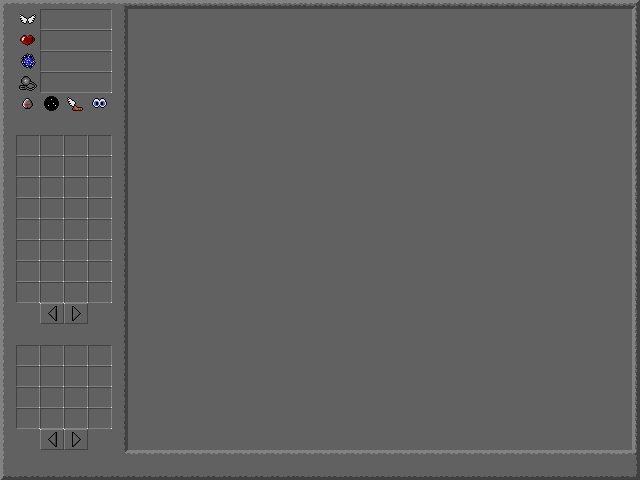
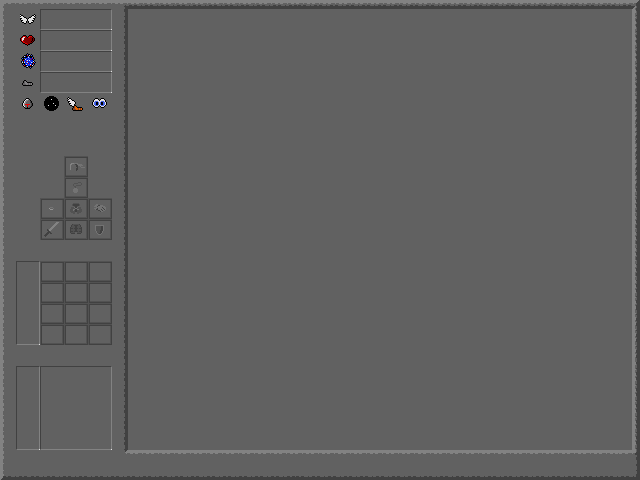
The second 640 x 480 image is a revision of the first. Changes to its layers:
renamed "Right" to "Inventory", moved it above "Ring", painted on it over [40, 261, 112, 345]
removed layer "Left másolata" over [40, 429, 64, 450]
removed layer "Left" over [40, 303, 64, 324]
added layer "Ring" above "Sword" over [40, 198, 64, 219]
added layer "Sword" above "Shield" over [40, 219, 64, 240]
added layer "Shield" above "Gloves" over [88, 219, 112, 240]
added layer "Gloves" above "Armor" over [88, 198, 112, 219]
added layer "Armor" above "Cloak" over [64, 219, 88, 240]
added layer "Cloak" above "Amulet" over [64, 198, 88, 219]
added layer "Amulet" above "Helmet" over [64, 177, 88, 198]
added layer "Helmet" above "Burden" over [64, 156, 88, 177]
painted on "Burden" over [19, 76, 37, 91]
removed layer "Right másolata" over [64, 429, 88, 450]
painted on "hud.png" over [16, 135, 112, 450]
